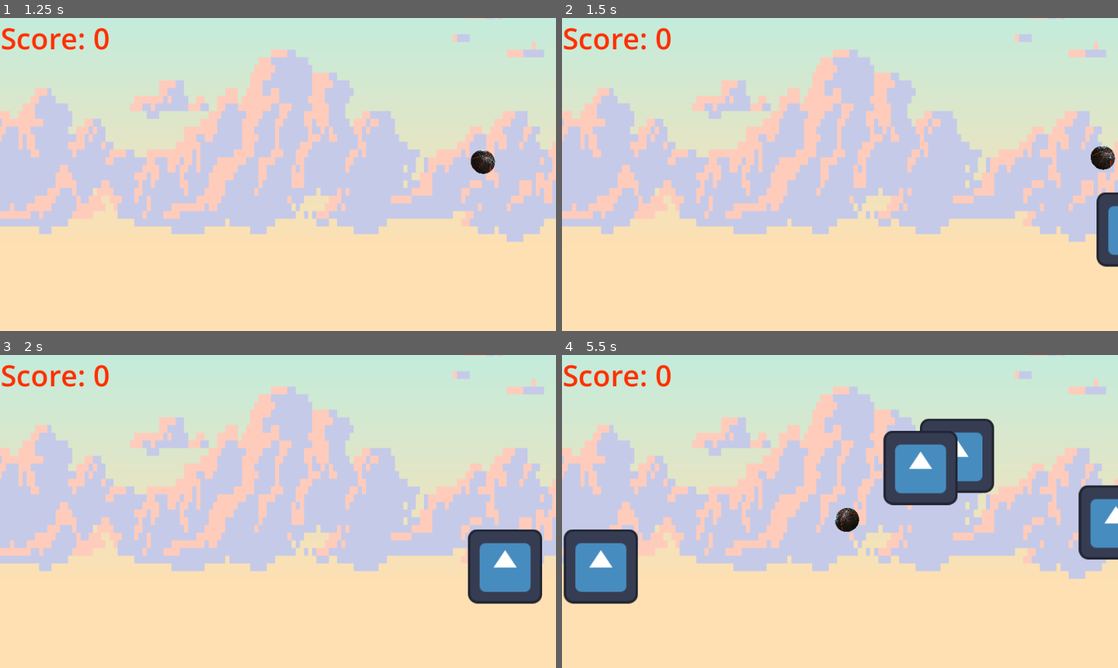
Above: before the commit, frames 1-4 (two rows, left to right).
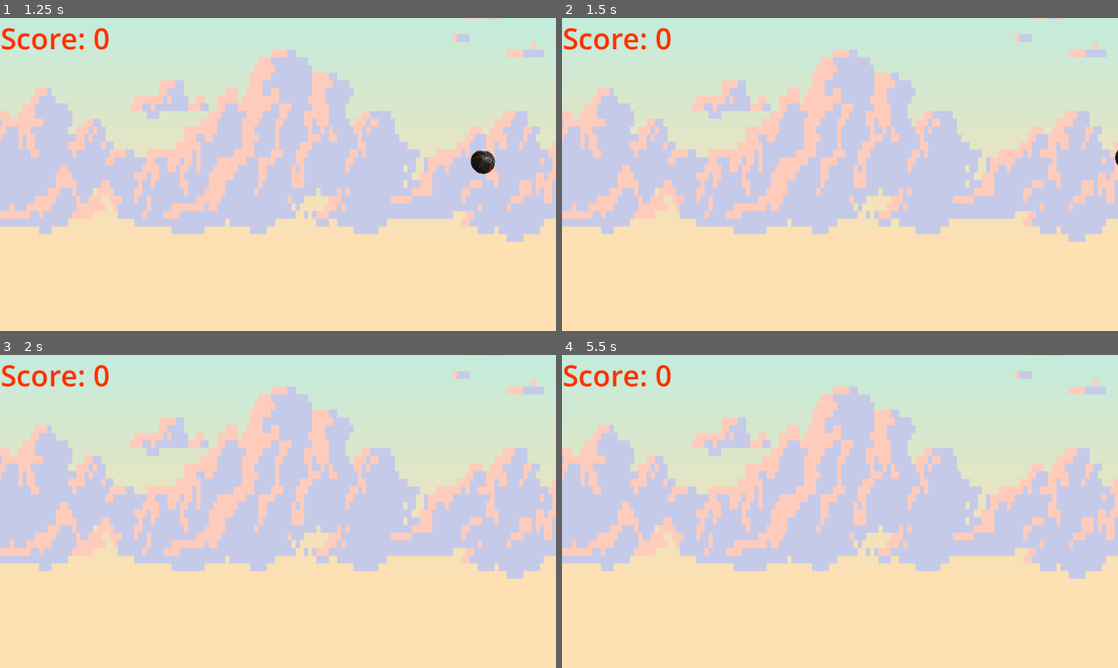
Above: after the commit, the same moments.

Repository: terebigeemu/utsjam
Game: Godot game, scene res://main.tscn
The game is run twice, just before and just after one commit, with the same random seed, the same clock (stepped at 60 frames per second) and the same inputs. The engine's default icon, where the game draws it, is replaced by a stand-in: a white triangle on a blue panel in a dark square.
Inputs (mouse positions are in pixels of both pictures, inside the frame that each line leads up to):
- Up to frame 1 (1.25 s): tap Enter at 0.5 s; move the mouse to (400, 158) at 0.52 s; click (400, 158) at 0.6 s
- Up to frame 2 (1.5 s): move the mouse to (728, 190) at 1.27 s; click (728, 190) at 1.35 s
- Up to frame 3 (2 s): no input
- Up to frame 4 (5.5 s): move the mouse to (895, 442) at 2.02 s; click (895, 442) at 2.1 s; move the mouse to (812, 574) at 2.77 s; click (812, 574) at 2.85 s; move the mouse to (1006, 558) at 3.52 s; click (1006, 558) at 3.6 s; move the mouse to (673, 464) at 4.27 s; click (673, 464) at 4.35 s; move the mouse to (867, 511) at 5.02 s; click (867, 511) at 5.1 s

Frame 1 is identical in both runs. In frame 2, 1.2% of the frame differs, in the area x 95-100%, y 40-80%; in frame 3, 3.1%; in frame 4, 10%, in the area x 0-100%, y 20-80%.

Commit message:
Replaced Bird with AnimatedBird

Diff:
--- a/Scripts/BirdFly.gd
+++ b/Scripts/BirdFly.gd
@@ -2,7 +2,6 @@
 
 @export var minHeight: float
 @export var maxHeight: float
-
 
 var speed: float
 
@@ -13,9 +12,11 @@
 	if direction == 1:
 		position = Vector2(-100, spawnHeight)
 		speed = 230
+		scale.x = -0.3
 	else:
 		position = Vector2(1060, spawnHeight)
 		speed = -230
+		scale.x = 0.3
 
 func _process(delta: float) -> void:
 	position.x += delta * speed
--- a/Scripts/Timers.gd
+++ b/Scripts/Timers.gd
@@ -1,6 +1,6 @@
 extends Node2D
 
-const bird = preload("res://bird.tscn")
+const bird = preload("res://animatedBird.tscn")
 
 func _ready():
 	_random_time()
@@ -9,7 +9,6 @@
 	var spawnTime = randf_range(0.3, 2.0)
 	$SpawnTimer.start(spawnTime)
 
-
 func _on_spawn_timer_timeout() -> void:
 	var new_bird = bird.instantiate()
 	add_child(new_bird)
--- /dev/null
+++ b/animatedBird.tscn
@@ -0,0 +1,25 @@
+[gd_scene format=3 uid="uid://vn6o0a2hbgb6"]
+
+[ext_resource type="Script" uid="uid://b4rcsouhp5joj" path="res://scripts/BirdFly.gd" id="1_0btcv"]
+
+[sub_resource type="SpriteFrames" id="SpriteFrames_pj1xq"]
+
+[sub_resource type="PhysicsMaterial" id="PhysicsMaterial_2mjpd"]
+
+[sub_resource type="CapsuleShape2D" id="CapsuleShape2D_0btcv"]
+height = 32.0
+
+[node name="AnimatedBird" type="Node2D" unique_id=319711010]
+
+[node name="AnimatedSprite2D" type="AnimatedSprite2D" parent="." unique_id=607901157]
+sprite_frames = SubResource("SpriteFrames_pj1xq")
+script = ExtResource("1_0btcv")
+minHeight = 50.0
+maxHeight = 400.0
+
+[node name="RigidBody2D" type="RigidBody2D" parent="AnimatedSprite2D" unique_id=23387802]
+physics_material_override = SubResource("PhysicsMaterial_2mjpd")
+
+[node name="CollisionShape2D" type="CollisionShape2D" parent="AnimatedSprite2D/RigidBody2D" unique_id=982145613]
+rotation = 1.5707964
+shape = SubResource("CapsuleShape2D_0btcv")
--- a/bird.tscn
+++ b/bird.tscn
@@ -1,20 +1,23 @@
 [gd_scene format=3 uid="uid://bypqdc5f4ki48"]
 
-[ext_resource type="Texture2D" uid="uid://blgtiau6punar" path="res://icon.svg" id="1_g5k2s"]
-[ext_resource type="Script" uid="uid://b4rcsouhp5joj" path="res://scripts/BirdFly.gd" id="2_crnqq"]
+[ext_resource type="Texture2D" uid="uid://ht6dc4qnvo64" path="res://Sprites/Bird/Pigeon/Bird_01.png" id="1_crnqq"]
+[ext_resource type="Script" uid="uid://rer47pwe458l" path="res://scripts/test_bird.gd" id="2_6ljjq"]
 
 [sub_resource type="PhysicsMaterial" id="PhysicsMaterial_crnqq"]
 
 [sub_resource type="RectangleShape2D" id="RectangleShape2D_crnqq"]
 
 [node name="Bird" type="Sprite2D" unique_id=119243533]
-texture = ExtResource("1_g5k2s")
-script = ExtResource("2_crnqq")
-minHeight = 30.0
-maxHeight = 400.0
+scale = Vector2(0.3, 0.3)
+texture = ExtResource("1_crnqq")
+script = ExtResource("2_6ljjq")
 
-[node name="RigidBody2D" type="RigidBody2D" parent="." unique_id=1135741842]
+[node name="Node2D" type="Node2D" parent="." unique_id=1278569625]
+
+[node name="AnimatedSprite2D" type="AnimatedSprite2D" parent="Node2D" unique_id=1603300806]
+
+[node name="RigidBody2D" type="RigidBody2D" parent="Node2D/AnimatedSprite2D" unique_id=1135741842]
 physics_material_override = SubResource("PhysicsMaterial_crnqq")
 
-[node name="CollisionShape2D" type="CollisionShape2D" parent="RigidBody2D" unique_id=536386100]
+[node name="CollisionShape2D" type="CollisionShape2D" parent="Node2D/AnimatedSprite2D/RigidBody2D" unique_id=536386100]
 shape = SubResource("RectangleShape2D_crnqq")
--- a/main.tscn
+++ b/main.tscn
@@ -81,7 +81,7 @@
 physics_material_override = SubResource("PhysicsMaterial_5vw27")
 
 [node name="CollisionShape2D" type="CollisionShape2D" parent="LeftWall/LeftWallStaticBody" unique_id=585325422]
-position = Vector2(476, 550)
+position = Vector2(476.76218, 155.45102)
 scale = Vector2(1.0800074, 1)
 shape = SubResource("RectangleShape2D_w7tit")
 
@@ -94,7 +94,7 @@
 physics_material_override = SubResource("PhysicsMaterial_7mycd")
 
 [node name="CollisionShape2D" type="CollisionShape2D" parent="RightWall/RightWallStaticBody" unique_id=1491993605]
-position = Vector2(476, 550)
+position = Vector2(475.44742, 953.02655)
 scale = Vector2(1.0800074, 1)
 shape = SubResource("RectangleShape2D_w7tit")
 
